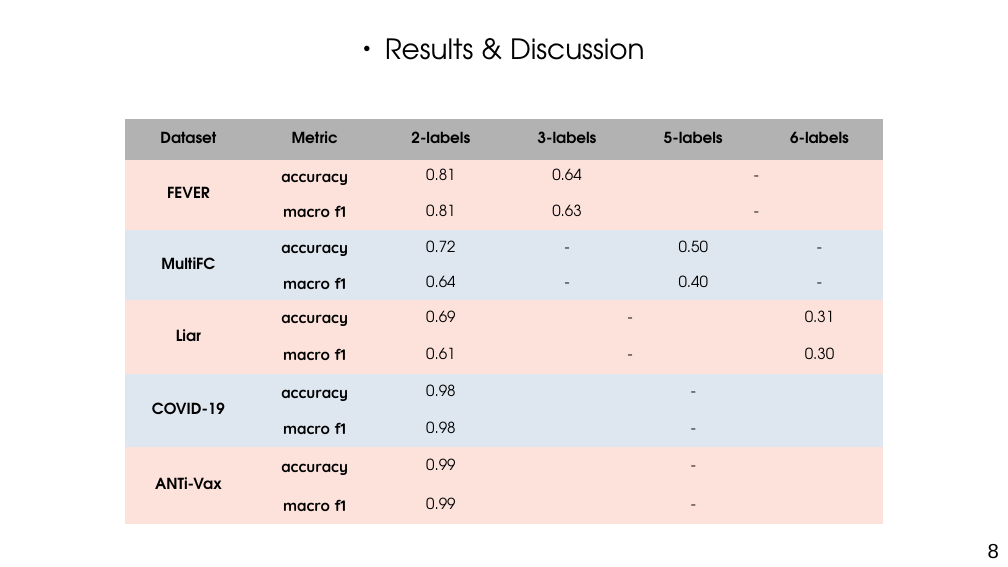
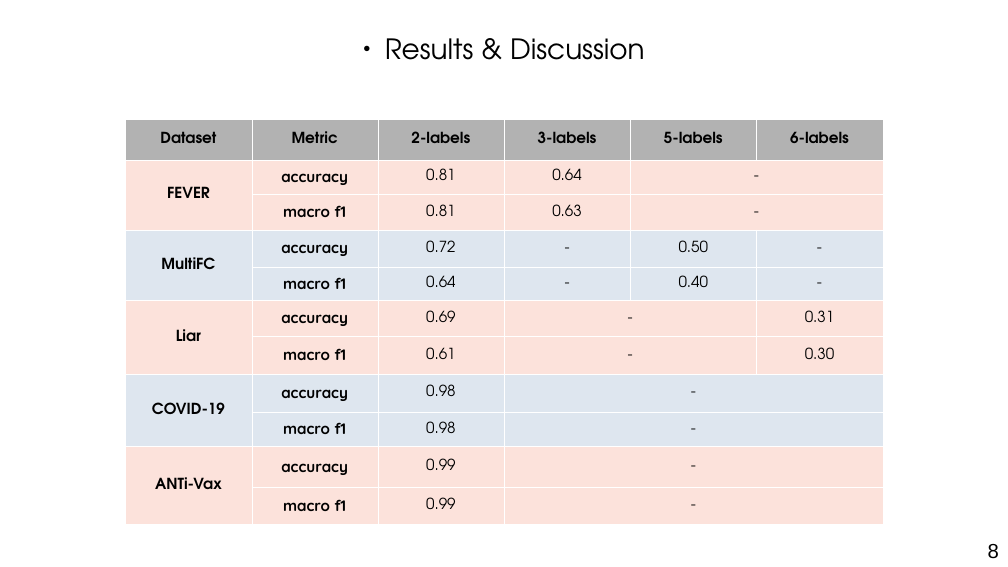
Before and after one commit to othmanelhoufi/LM-for-FactChecking, a slide deck: slide 8 of presentation/NLP_fact_checking.odp. Drawn at 1008x567 pixels with LibreOffice and Linux fonts; fonts in the diff are those of the drawing. Boxes give left, top, right and bottom in pixels: in the first picture for what was removed or moved away, otherwise in the second. Text is boxed around its words. In the diff, an @@ line names an element or a change of style, - is before the commit and + after.

```diff
--- a/presentation/NLP_fact_checking.odp
+++ b/presentation/NLP_fact_checking.odp
@@ table at (125,119,883,523) @@
@@ borders changed @@
```
Also in this commit, not shown: 2 other slides changed, 1 slide added, 1 slide removed, 2 other files.
